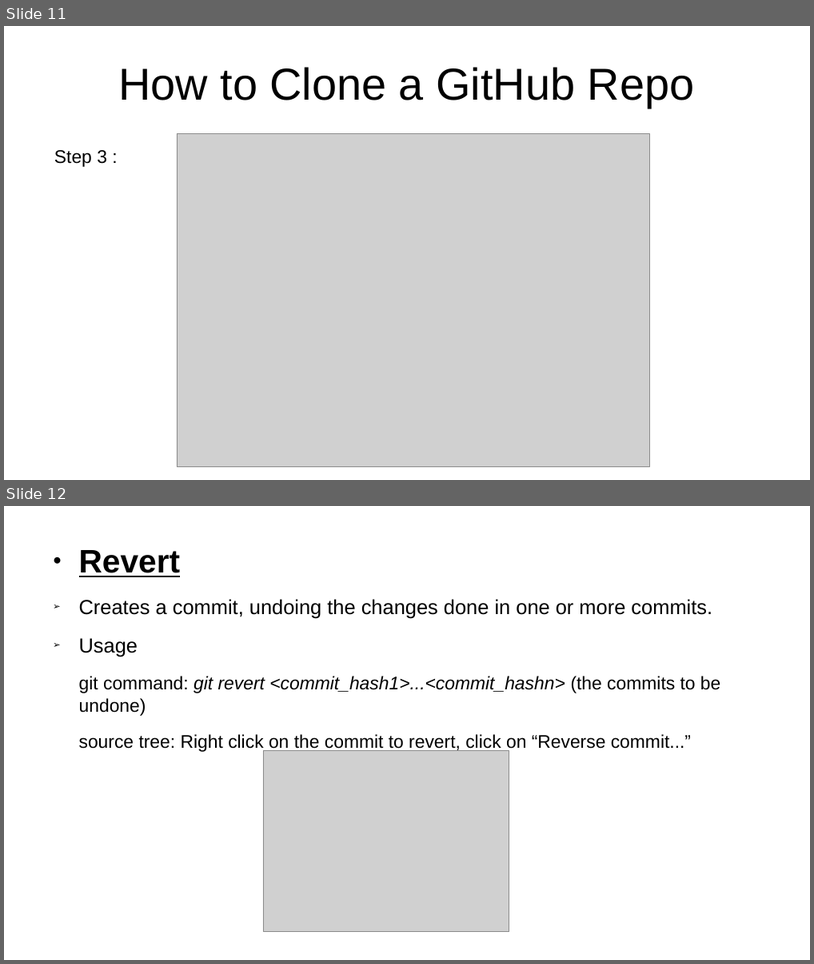
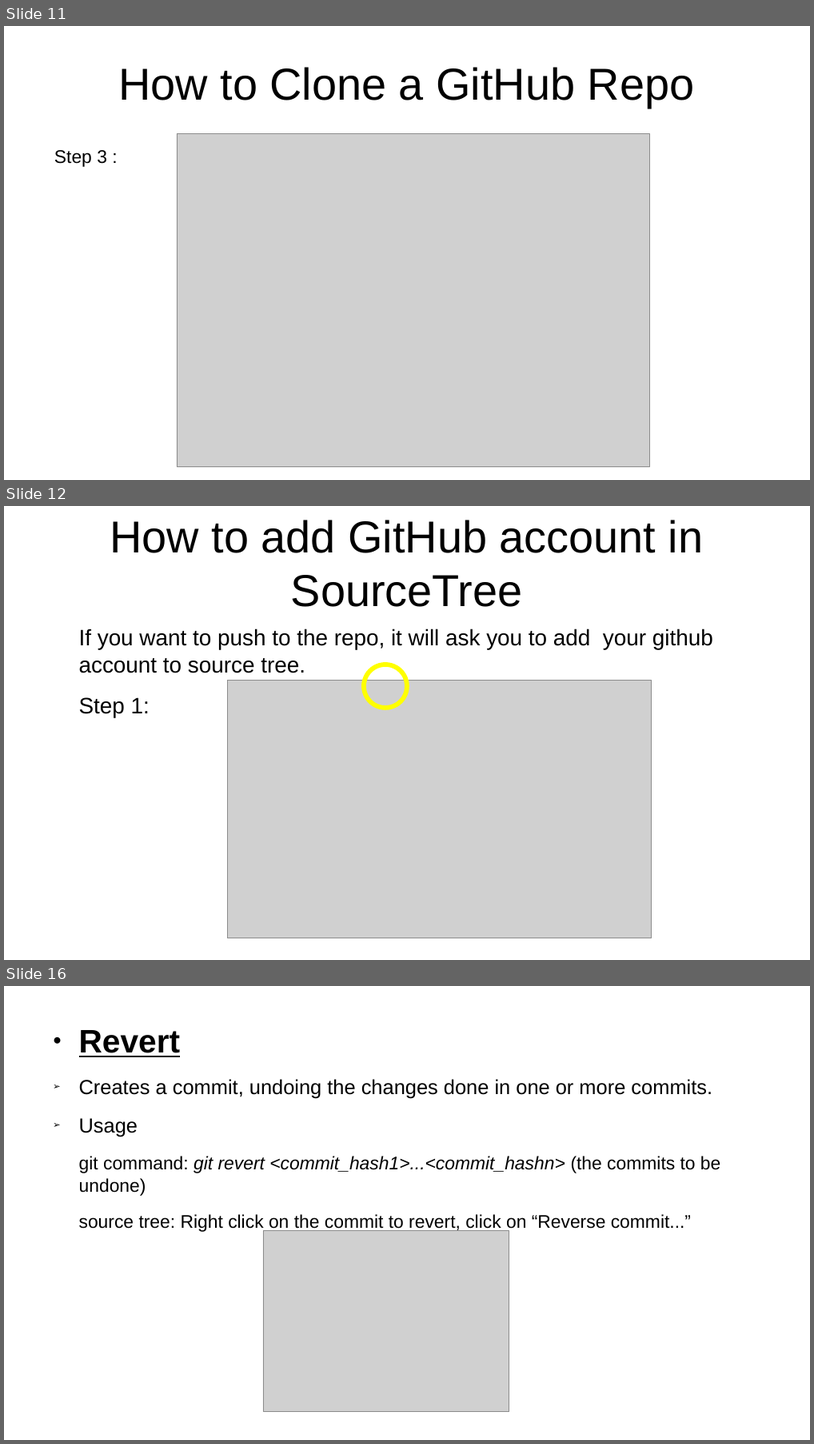
Before and after one commit to anubhavAnora/presentation, a slide deck: Presentation.odp. Shown one above the other, each under a label of ours: slides 11 and 12 before the commit, slides 11, 12 and 16 after it; the slides between them are not shown. The pictures are 814x964 and 814x1444 pixels, drawn with LibreOffice and Linux fonts; fonts in the diff are those of the drawing; grey boxes stand for pictures. Boxes give left, top, right and bottom in pixels: in the first picture for what was removed or moved away, otherwise in the second. Text is boxed around its words. In the diff, an @@ line names an element or a change of style, - is before the commit and + after.

```diff
--- a/Presentation.odp
+++ b/Presentation.odp
@@ slide 12 added at <box>4,506,810,960</box>, background #FFFFFF @@
@@ title added at <box>110,520,703,607</box>, 44 pt, text #000000 @@
+How to add GitHub account in SourceTree
@@ text added at <box>79,628,714,718</box>, 22 pt, text #000000 @@
+If you want to push to the repo, it will ask you to add your github account to source tree.
+Step 1:
@@ ellipse added at <box>364,664,407,708</box>, outline #FFFF00 4.51 pt @@
@@ picture added at <box>228,680,652,938</box> @@
@@ what was slide 12 is now slide 16 @@
```
Also in this commit, not shown: 3 other slides added.
